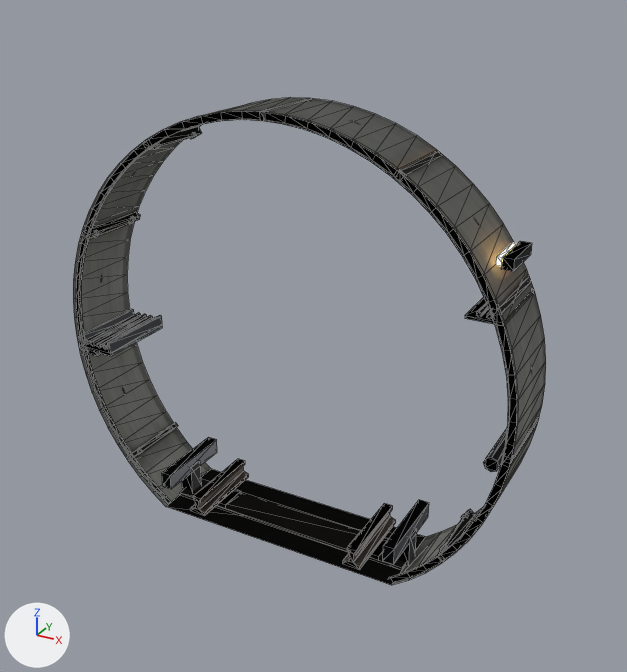
The glTF model glasgow-subway/models/tunnel_segment.glb: old version first, new version second.
The view is the same before and after, from a camera (50 mm lens) standing at (2.76, -4.68, 3.71) and looking at (0.15, 0.06, 1.34). The lights are fixed; the arrows at lower left show +X, +Y and +Z. The first picture is the older version. Mesh edges are drawn as thin lines. Where no turn or scale is listed for an object, it has been applied to the vertices.

Names of what the first picture shows: 'seg_lamp', 'seg_plain'.
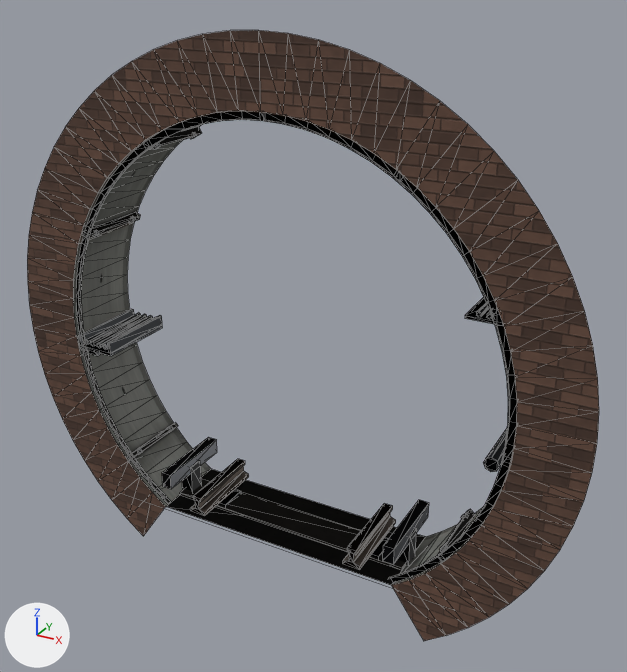
Pixel boxes [x1, y1, x2, y2] of what changed, in the pictures (627 x 672 px):
'seg_mouth', added
    after: [27, 30, 599, 641]
    faces in mat_brick_dark: [27, 30, 599, 641]
    faces in mat_ring_concrete: [73, 116, 489, 585]
    faces in mat_cast_iron: [76, 111, 517, 583]
    faces in mat_concrete_dark: [166, 469, 425, 585]
    faces in mat_steel_dark (dark grey #2c2f33): [79, 132, 508, 558]
'seg_plain', unchanged, covered by the edit
    before: [73, 98, 546, 585]
    after: [170, 440, 497, 570]

Edits to the bpy script that builds the scene:
```text
Add img_n_brick:
    img_n_brick = load_image('n_brick', '_unpacked/n_brick', 512, 512, 'Non-Color')
Add img_brick:
    img_brick = load_image('brick', '_unpacked/brick', 512, 512, 'sRGB')
Add mat_brick_dark:
    mat_brick_dark = bpy.data.materials.new('brick_dark')
    # colours: brown #7a5a4a
    # uses the picture img_brick
    # uses the picture img_n_brick
Add me_seg_mouth:
    me_seg_mouth.from_pydata(...)  # 806 vertices, 1178 faces; spans x -2.12..2.12, y -0.31..0.31, z -0.55..3.33
    me_seg_mouth.materials.append(mat_ring_concrete)
    me_seg_mouth.materials.append(mat_concrete_dark)
    me_seg_mouth.materials.append(mat_cast_iron)
    me_seg_mouth.materials.append(mat_steel_dark)  # dark grey #2c2f33
    me_seg_mouth.materials.append(mat_rail_steel)  # brown #6c625a
    me_seg_mouth.materials.append(mat_sleeper)
    me_seg_mouth.materials.append(mat_conductor_rail)  # grey #7d7f84
    me_seg_mouth.materials.append(mat_plastic_black)  # black #1b1c1e
    me_seg_mouth.materials.append(mat_rubber_black)  # black #141414
    me_seg_mouth.materials.append(mat_plastic_grey)  # grey #6d7076
    me_seg_mouth.materials.append(mat_brick_dark)
Add ob_seg_mouth:
    ob_seg_mouth = bpy.data.objects.new('seg_mouth', me_seg_mouth)
    ob_seg_mouth.location = (0.0, 0.0, 0.0)
```
